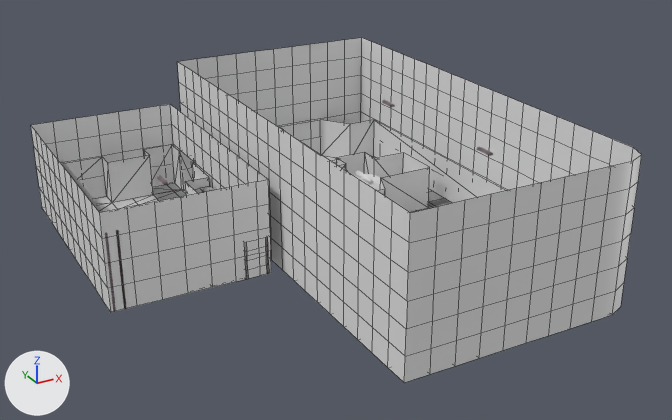
The FBX model Assets/Models/Interior/Workshop.fbx as it was, and as the next commit left it.
Camera for both pictures: a camera (50 mm lens) standing at (-14.1, -21.1, 17.2) and looking at (2.5, 9.0, 2.1). Arrows for +X, +Y and +Z are at lower left; the lights stay in place. Mesh edges are drawn as thin lines on the coarser meshes. Objects named as collision shapes, trigger or cutter boxes, shadow casters or lower levels of detail are left out. Where no turn or scale is listed for an object, it has been applied to the vertices.

In view in the first picture: 'Terrain', 'TerrainCollider'.
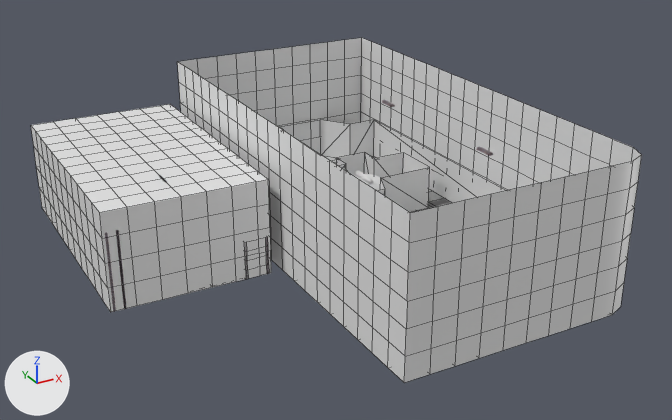
Where the change shows, as pixel boxes (x1, y1, x2, y2) in the pictures (672 x 420 px):
part 1 of me_terrainmesh, added
    after: (31, 104, 268, 213)

What changed in the scene script:
```text
Change me_terrainmesh:
    used by ob_terrain; location = (0.0, 0.0, 0.0)
    remove me_terrainmesh.from_pydata(...)  # 829 vertices, 781 faces; spans x -7.0..10.0, y 0.0..20.0, z 0.0..6.0
    add me_terrainmesh.from_pydata(...)  # 889 vertices, 858 faces; spans x -7.0..10.0, y 0.0..20.0, z 0.0..6.0
    me_terrainmesh part 1
    10 new vertices lie (1.0, 0.0, 0.0) away from vertices in x -7.0, y 10.0..19.0, z 4.0
    10 new vertices lie (1.0, 0.0, 0.0) away from vertices in x -6.0, y 10.0..19.0, z 4.0
    10 new vertices lie (1.0, 0.0, 0.0) away from vertices in x -5.0, y 10.0..19.0, z 4.0
    10 new vertices lie (1.0, 0.0, 0.0) away from vertices in x -4.0, y 10.0..19.0, z 4.0
    10 new vertices lie (1.0, 0.0, 0.0) away from vertices in x -3.0, y 10.0..19.0, z 4.0
    10 new vertices lie (1.0, 0.0, 0.0) away from vertices in x -2.0, y 10.0..19.0, z 4.0
    77 new faces join them
```
